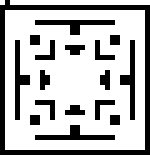
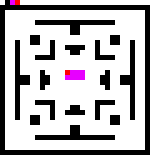
Layer changes from the first (150, 155) image to the second:
painted on "Background" over (10, 0, 85, 80)
